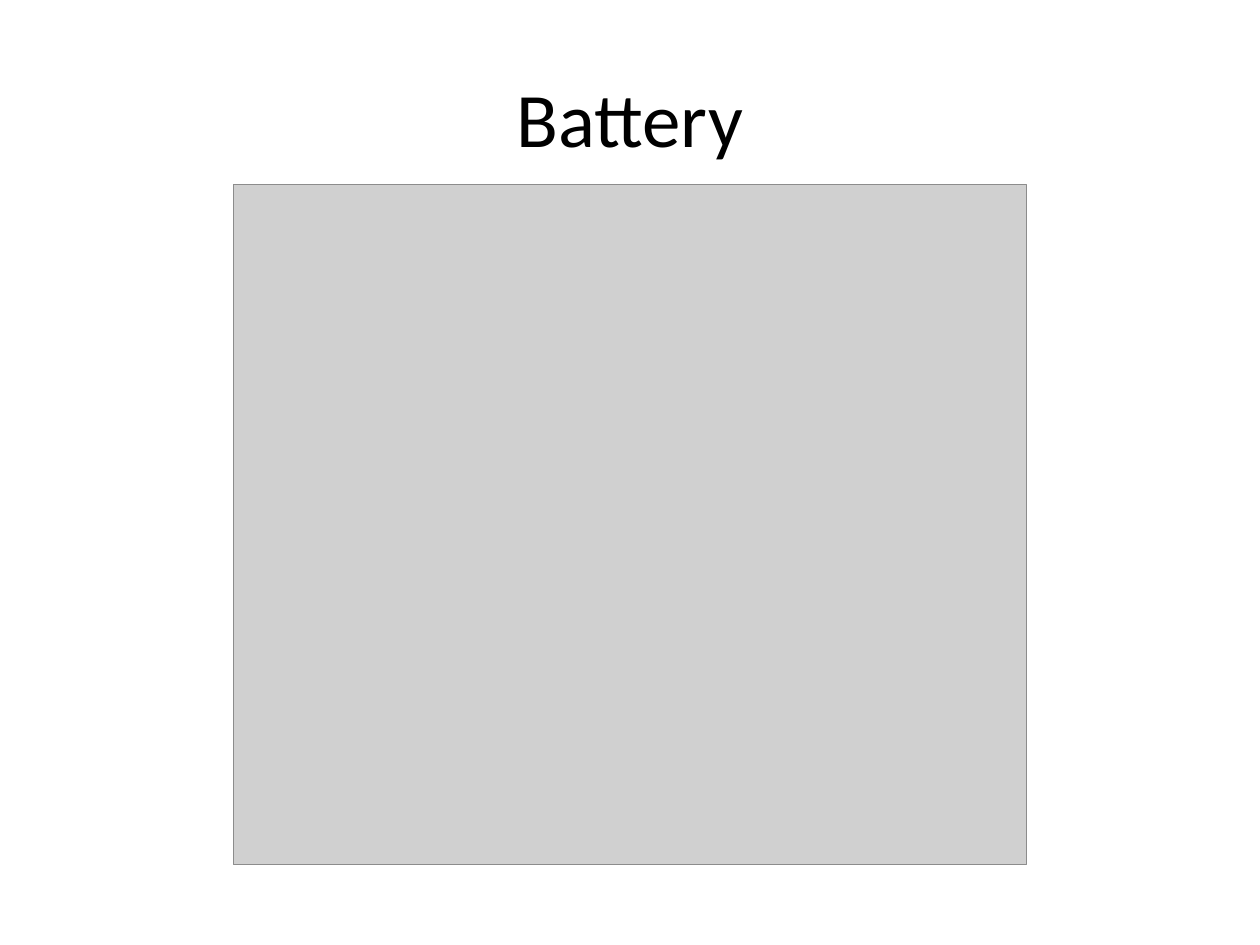
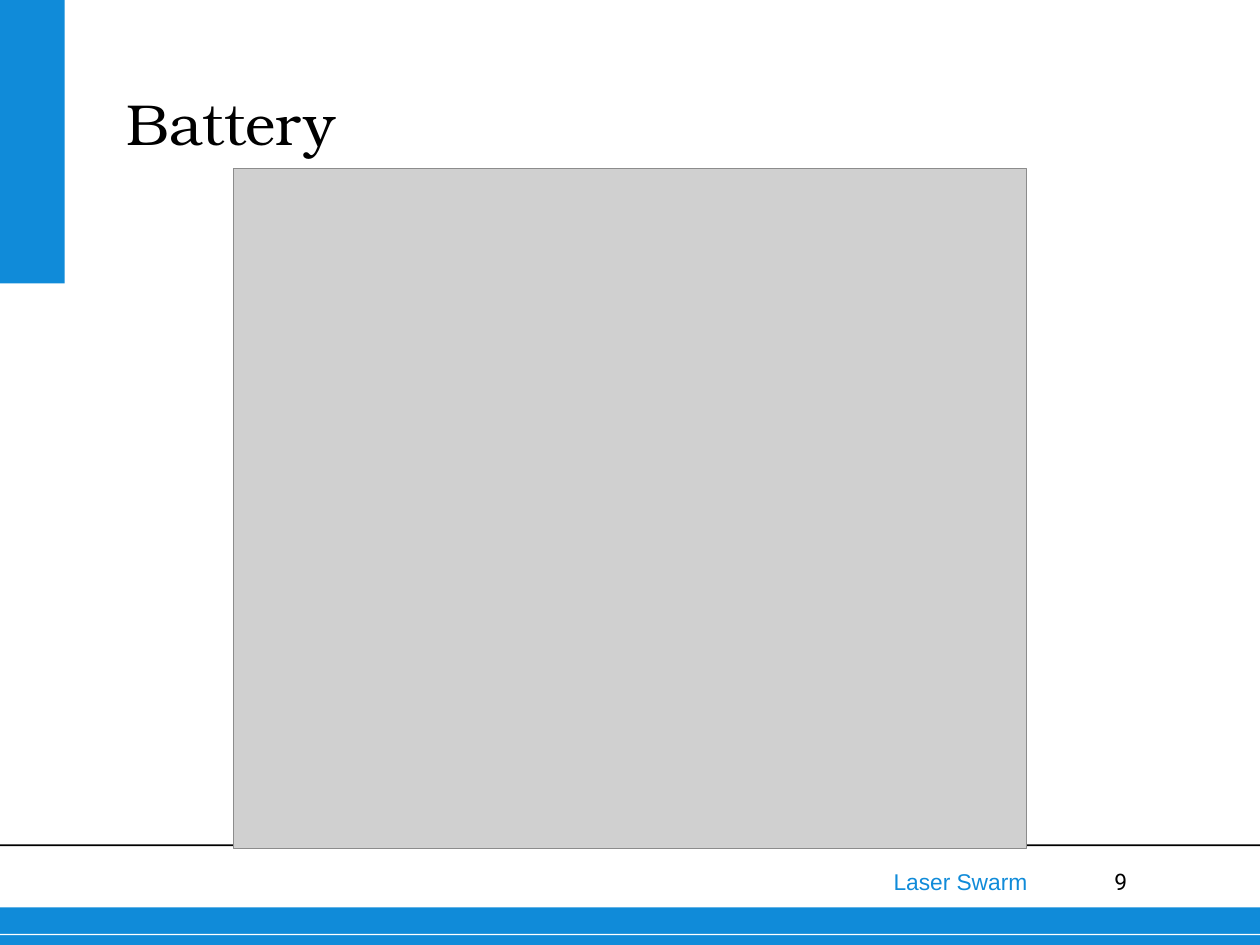
Before and after one commit to thewisenerd/laser-swarm, a slide deck: slide 9 of finalPresentation/subsections/EPS Final Design.ppt. Drawn at 1260x945 pixels with LibreOffice and Linux fonts; fonts in the diff are those of the drawing; grey boxes stand for pictures; background and template pictures are left out. Boxes give left, top, right and bottom in pixels: in the first picture for what was removed or moved away, otherwise in the second. Text is boxed around its words. In the diff, an @@ line names an element or a change of style, - is before the commit and + after.

```diff
--- a/finalPresentation/subsections/EPS Final Design.ppt
+++ b/finalPresentation/subsections/EPS Final Design.ppt
@@ rectangle added at <box>0,0,64,284</box>, fill #108BD9 @@
@@ text "Battery": place and size @@
-text "Battery" at <box>517,97,743,160</box>
+text "Battery" at <box>126,105,335,159</box>
@@ text "Battery" at <box>126,105,335,159</box>: size 44 to 33 pt, font Calibri to TeX Gyre Bonum; alignment centre to left; indent changed; vertical alignment middle to bottom @@
@@ picture: place and size @@
-picture at <box>233,185,1027,866</box>
+picture at <box>233,169,1027,849</box>
@@ line added from (0, 845) to (1260, 845), #000000 0.99 pt @@
@@ text added at <box>894,874,1028,891</box>, 13 pt, text #108BD9 @@
+Laser Swarm
@@ page number added at <box>1114,873,1127,890</box>, 13 pt, text #000000 @@
+9
@@ rectangle added at <box>0,907,1260,945</box>, fill #108BD9 @@
@@ line added from (0, 935) to (1260, 935), #FFFFFF 0.74 pt @@
```
Also in this commit, not shown: 8 other slides changed.
